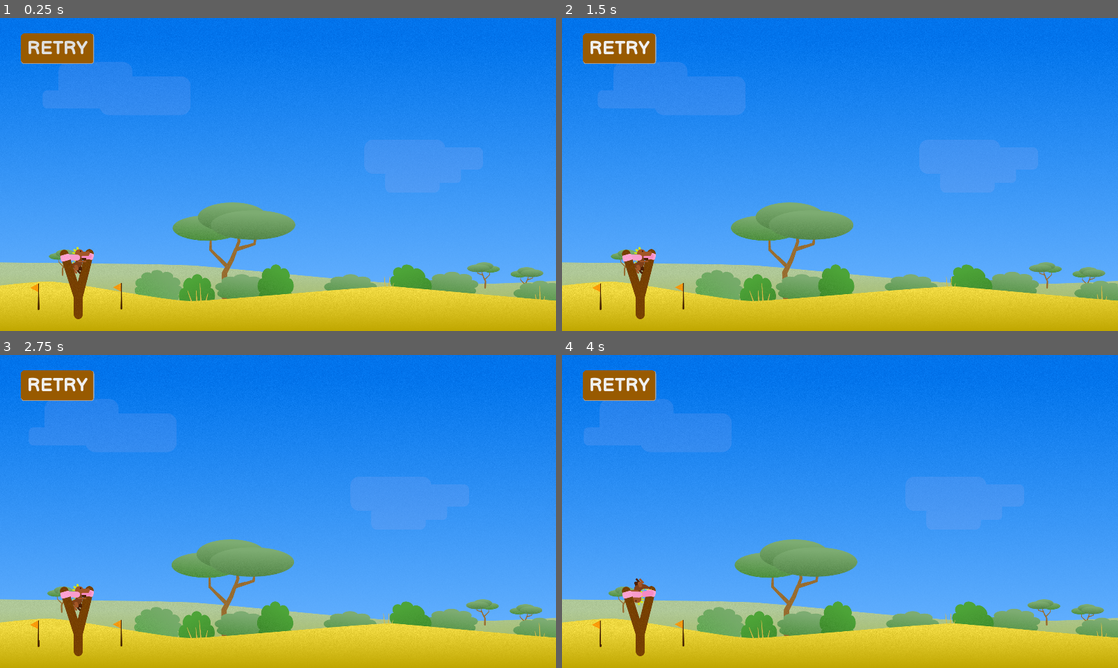
Above: before the commit, frames 1-4 (two rows, left to right).
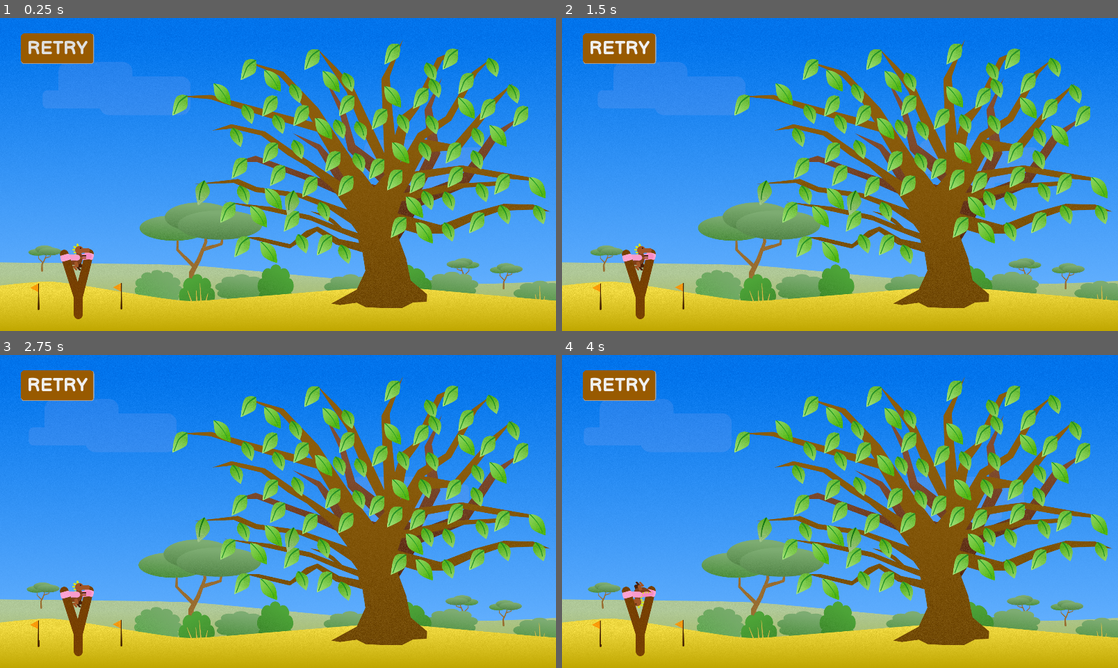
Above: after the commit, the same moments.

Repository: SanderVanhove/dinopult
Game: Godot game, scene res://Screens/Level/Level.tscn
The game is run twice, just before and just after one commit, with the same random seed, the same clock (stepped at 60 frames per second) and the same inputs.
Inputs (mouse positions are in pixels of both pictures, inside the frame that each line leads up to):
- Up to frame 1 (0.25 s): no input
- Up to frame 2 (1.5 s): click "RETRY" at 0.5 s; click "RETRY" at 1.25 s
- Up to frame 3 (2.75 s): click "RETRY" at 2 s
- Up to frame 4 (4 s): move the mouse to (639, 614) at 2.77 s; click (639, 614) at 2.92 s; move the mouse to (728, 527) at 3.52 s; click (728, 527) at 3.67 s

The runs differ from the first frame. In frame 1, 22% of the frame differs, in the area x 5-99%, y 6-93%; in frame 2, 22%; in frame 3, 22%; in frame 4, 22%.

Commit message:
Add big tree and leafs to collect

Diff:
--- a/src/Screens/Level/Level.gd
+++ b/src/Screens/Level/Level.gd
@@ -2,7 +2,10 @@
 
 
 onready var _catapult: Catapult = $Catapult
+onready var _leafs: Node2D = $Leafs
 
 
 func _on_Button_pressed():
 	_catapult.reset()
+	for leaf in _leafs.get_children():
+		leaf.reset()
--- a/src/Screens/Level/Level.tscn
+++ b/src/Screens/Level/Level.tscn
@@ -13,8 +13,14 @@
 [ext_resource path="res://Things/UI/button_hover.tres" type="StyleBox" id=11]
 [ext_resource path="res://Things/UI/button_normal.tres" type="StyleBox" id=12]
 [ext_resource path="res://Screens/Level/Level.gd" type="Script" id=13]
-
-[sub_resource type="Shader" id=8]
+[ext_resource path="res://Screens/Level/tree.png" type="Texture" id=14]
+[ext_resource path="res://Things/Leaf/Leaf.tscn" type="PackedScene" id=15]
+[ext_resource path="res://Things/Leaf/leaf3.png" type="Texture" id=16]
+[ext_resource path="res://Things/Leaf/leaf4.png" type="Texture" id=17]
+[ext_resource path="res://Things/Leaf/leaf1.png" type="Texture" id=18]
+[ext_resource path="res://Things/Leaf/leaf2.png" type="Texture" id=19]
+
+[sub_resource type="Shader" id=1]
 code = "shader_type canvas_item;
 
 
@@ -65,19 +71,13 @@
 shader_param/heightOffset = 0.791
 shader_param/offset = 0.0
 
-[sub_resource type="RectangleShape2D" id=1]
+[sub_resource type="RectangleShape2D" id=6]
 extents = Vector2( 1057.44, 82 )
 
-[sub_resource type="RectangleShape2D" id=2]
-extents = Vector2( 53.3434, 593.547 )
-
-[sub_resource type="RectangleShape2D" id=3]
+[sub_resource type="RectangleShape2D" id=8]
 extents = Vector2( 1119.62, 57.9187 )
 
-[sub_resource type="RectangleShape2D" id=4]
-extents = Vector2( 49.1681, 558.154 )
-
-[sub_resource type="DynamicFont" id=12]
+[sub_resource type="DynamicFont" id=10]
 size = 65
 font_data = ExtResource( 10 )
 
@@ -95,22 +95,22 @@
 texture = ExtResource( 5 )
 
 [node name="clouds" type="Sprite" parent="Environment"]
-material = SubResource( 9 )
+material = SubResource( 2 )
 texture = ExtResource( 8 )
 centered = false
 
 [node name="background_bush" type="Sprite" parent="Environment"]
-material = SubResource( 7 )
-position = Vector2( 1019.64, 874.723 )
+material = SubResource( 3 )
+position = Vector2( 948.64, 860.723 )
 texture = ExtResource( 7 )
 
 [node name="foreground_bushes" type="Sprite" parent="Environment"]
-material = SubResource( 6 )
+material = SubResource( 4 )
 position = Vector2( 1208.96, 842.245 )
 texture = ExtResource( 3 )
 
 [node name="grass" type="Sprite" parent="Environment"]
-material = SubResource( 10 )
+material = SubResource( 5 )
 position = Vector2( 1263.03, 936.432 )
 texture = ExtResource( 9 )
 
@@ -125,21 +125,18 @@
 
 [node name="CollisionShape2D" type="CollisionShape2D" parent="Ground"]
 position = Vector2( 871.257, 607.2 )
-shape = SubResource( 1 )
+shape = SubResource( 6 )
 
 [node name="BoundingBox" type="StaticBody2D" parent="."]
-
-[node name="CollisionShape2D" type="CollisionShape2D" parent="BoundingBox"]
-position = Vector2( 1945.03, 471.896 )
-shape = SubResource( 2 )
+collision_mask = 0
 
 [node name="CollisionShape2D2" type="CollisionShape2D" parent="BoundingBox"]
-position = Vector2( 1004.23, -31.6968 )
-shape = SubResource( 3 )
-
-[node name="CollisionShape2D3" type="CollisionShape2D" parent="BoundingBox"]
-position = Vector2( -29.0271, 503.244 )
-shape = SubResource( 4 )
+position = Vector2( 999.19, -97.2127 )
+shape = SubResource( 8 )
+
+[node name="tree" type="Sprite" parent="."]
+position = Vector2( 1256.82, 537.322 )
+texture = ExtResource( 14 )
 
 [node name="Catapult" parent="." instance=ExtResource( 1 )]
 position = Vector2( 266.708, 826.742 )
@@ -162,10 +159,282 @@
 custom_styles/focus = ExtResource( 12 )
 custom_styles/disabled = ExtResource( 12 )
 custom_styles/normal = ExtResource( 12 )
-custom_fonts/font = SubResource( 12 )
+custom_fonts/font = SubResource( 10 )
 text = "RETRY"
 __meta__ = {
 "_edit_use_anchors_": false
 }
 
+[node name="Leafs" type="Node2D" parent="."]
+
+[node name="Leaf" parent="Leafs" instance=ExtResource( 15 )]
+position = Vector2( 816.6, 411.856 )
+leafe_sprite = ExtResource( 16 )
+
+[node name="Leaf2" parent="Leafs" instance=ExtResource( 15 )]
+position = Vector2( 699.732, 603.639 )
+leafe_sprite = ExtResource( 19 )
+
+[node name="Leaf3" parent="Leafs" instance=ExtResource( 15 )]
+position = Vector2( 943.956, 624.615 )
+leafe_sprite = ExtResource( 17 )
+
+[node name="Leaf4" parent="Leafs" instance=ExtResource( 15 )]
+position = Vector2( 927.475, 808.907 )
+leafe_sprite = ExtResource( 17 )
+
+[node name="Leaf5" parent="Leafs" instance=ExtResource( 15 )]
+position = Vector2( 940.96, 217.076 )
+leafe_sprite = ExtResource( 17 )
+
+[node name="Leaf6" parent="Leafs" instance=ExtResource( 15 )]
+position = Vector2( 1354.49, 124.181 )
+
+[node name="Leaf7" parent="Leafs" instance=ExtResource( 15 )]
+position = Vector2( 1355.99, 272.514 )
+leafe_sprite = ExtResource( 17 )
+
+[node name="Leaf8" parent="Leafs" instance=ExtResource( 15 )]
+position = Vector2( 1311.04, 348.927 )
+
+[node name="Leaf9" parent="Leafs" instance=ExtResource( 15 )]
+position = Vector2( 1077.31, 143.659 )
+
+[node name="Leaf10" parent="Leafs" instance=ExtResource( 15 )]
+position = Vector2( 1143.23, 220.072 )
+leafe_sprite = ExtResource( 17 )
+
+[node name="Leaf11" parent="Leafs" instance=ExtResource( 15 )]
+position = Vector2( 1201.67, 221.571 )
+leafe_sprite = ExtResource( 16 )
+
+[node name="Leaf12" parent="Leafs" instance=ExtResource( 15 )]
+position = Vector2( 1197.17, 302.479 )
+
+[node name="Leaf13" parent="Leafs" instance=ExtResource( 15 )]
+position = Vector2( 1245.12, 389.381 )
+leafe_sprite = ExtResource( 16 )
+
+[node name="Leaf14" parent="Leafs" instance=ExtResource( 15 )]
+position = Vector2( 1300.55, 521.232 )
+
+[node name="Leaf15" parent="Leafs" instance=ExtResource( 15 )]
+position = Vector2( 1039.85, 336.94 )
+
+[node name="Leaf16" parent="Leafs" instance=ExtResource( 15 )]
+position = Vector2( 1020.37, 260.527 )
+leafe_sprite = ExtResource( 16 )
+
+[node name="Leaf17" parent="Leafs" instance=ExtResource( 15 )]
+position = Vector2( 621.82, 300.981 )
+
+[node name="Leaf18" parent="Leafs" instance=ExtResource( 15 )]
+position = Vector2( 767.156, 263.523 )
+leafe_sprite = ExtResource( 17 )
+
+[node name="Leaf19" parent="Leafs" instance=ExtResource( 15 )]
+position = Vector2( 855.556, 332.445 )
+leafe_sprite = ExtResource( 16 )
+
+[node name="Leaf20" parent="Leafs" instance=ExtResource( 15 )]
+position = Vector2( 961.936, 366.906 )
+leafe_sprite = ExtResource( 16 )
+
+[node name="Leaf21" parent="Leafs" instance=ExtResource( 15 )]
+position = Vector2( 931.97, 303.978 )
+
+[node name="Leaf22" parent="Leafs" instance=ExtResource( 15 )]
+position = Vector2( 858.552, 178.119 )
+leafe_sprite = ExtResource( 18 )
+
+[node name="Leaf23" parent="Leafs" instance=ExtResource( 15 )]
+position = Vector2( 933.468, 465.795 )
+
+[node name="Leaf24" parent="Leafs" instance=ExtResource( 15 )]
+position = Vector2( 1027.86, 453.808 )
+leafe_sprite = ExtResource( 16 )
+
+[node name="Leaf25" parent="Leafs" instance=ExtResource( 15 )]
+position = Vector2( 827.088, 518.236 )
+
+[node name="Leaf26" parent="Leafs" instance=ExtResource( 15 )]
+position = Vector2( 958.939, 543.707 )
+
+[node name="Leaf27" parent="Leafs" instance=ExtResource( 15 )]
+position = Vector2( 1069.81, 582.663 )
+
+[node name="Leaf28" parent="Leafs" instance=ExtResource( 15 )]
+position = Vector2( 840.573, 611.131 )
+leafe_sprite = ExtResource( 16 )
+
+[node name="Leaf29" parent="Leafs" instance=ExtResource( 15 )]
+position = Vector2( 1117.76, 668.066 )
+leafe_sprite = ExtResource( 16 )
+
+[node name="Leaf30" parent="Leafs" instance=ExtResource( 15 )]
+position = Vector2( 1006.89, 701.029 )
+
+[node name="Leaf31" parent="Leafs" instance=ExtResource( 15 )]
+position = Vector2( 786.634, 671.063 )
+
+[node name="Leaf32" parent="Leafs" instance=ExtResource( 15 )]
+position = Vector2( 1042.84, 778.941 )
+leafe_sprite = ExtResource( 16 )
+
+[node name="Leaf33" parent="Leafs" instance=ExtResource( 15 )]
+position = Vector2( 1120.76, 783.436 )
+
+[node name="Leaf34" parent="Leafs" instance=ExtResource( 15 )]
+position = Vector2( 1189.68, 814.9 )
+leafe_sprite = ExtResource( 16 )
+
+[node name="Leaf35" parent="Leafs" instance=ExtResource( 15 )]
+position = Vector2( 836.078, 789.429 )
+
+[node name="Leaf36" parent="Leafs" instance=ExtResource( 15 )]
+position = Vector2( 1547.77, 738.486 )
+leafe_sprite = ExtResource( 16 )
+
+[node name="Leaf37" parent="Leafs" instance=ExtResource( 15 )]
+position = Vector2( 1376.97, 722.005 )
+
+[node name="Leaf38" parent="Leafs" instance=ExtResource( 15 )]
+position = Vector2( 1149.22, 495.76 )
+
+[node name="Leaf39" parent="Leafs" instance=ExtResource( 15 )]
+position = Vector2( 1117.76, 381.889 )
+leafe_sprite = ExtResource( 17 )
+
+[node name="Leaf40" parent="Leafs" instance=ExtResource( 15 )]
+position = Vector2( 1171.7, 383.388 )
+leafe_sprite = ExtResource( 16 )
+
+[node name="Leaf41" parent="Leafs" instance=ExtResource( 15 )]
+position = Vector2( 1239.12, 498.757 )
+leafe_sprite = ExtResource( 16 )
+
+[node name="Leaf42" parent="Leafs" instance=ExtResource( 15 )]
+position = Vector2( 1194.17, 579.666 )
+
+[node name="Leaf43" parent="Leafs" instance=ExtResource( 15 )]
+position = Vector2( 1555.27, 142.16 )
+
+[node name="Leaf44" parent="Leafs" instance=ExtResource( 15 )]
+position = Vector2( 1486.34, 187.11 )
+leafe_sprite = ExtResource( 16 )
+
+[node name="Leaf45" parent="Leafs" instance=ExtResource( 15 )]
+position = Vector2( 1453.38, 277.008 )
+
+[node name="Leaf46" parent="Leafs" instance=ExtResource( 15 )]
+position = Vector2( 1391.95, 365.408 )
+leafe_sprite = ExtResource( 16 )
+
+[node name="Leaf47" parent="Leafs" instance=ExtResource( 15 )]
+position = Vector2( 1382.96, 465.794 )
+leafe_sprite = ExtResource( 17 )
+
+[node name="Leaf48" parent="Leafs" instance=ExtResource( 15 )]
+position = Vector2( 1700.6, 170.628 )
+leafe_sprite = ExtResource( 16 )
+
+[node name="Leaf49" parent="Leafs" instance=ExtResource( 15 )]
+position = Vector2( 1610.7, 311.469 )
+leafe_sprite = ExtResource( 17 )
+
+[node name="Leaf50" parent="Leafs" instance=ExtResource( 15 )]
+position = Vector2( 1501.33, 242.547 )
+leafe_sprite = ExtResource( 16 )
+
+[node name="Leaf51" parent="Leafs" instance=ExtResource( 15 )]
+position = Vector2( 1492.34, 368.405 )
+leafe_sprite = ExtResource( 16 )
+
+[node name="Leaf52" parent="Leafs" instance=ExtResource( 15 )]
+position = Vector2( 1565.75, 465.795 )
+
+[node name="Leaf53" parent="Leafs" instance=ExtResource( 15 )]
+position = Vector2( 1649.66, 411.856 )
+leafe_sprite = ExtResource( 16 )
+
+[node name="Leaf54" parent="Leafs" instance=ExtResource( 15 )]
+position = Vector2( 1684.12, 315.964 )
+
+[node name="Leaf55" parent="Leafs" instance=ExtResource( 15 )]
+position = Vector2( 1772.52, 262.025 )
+leafe_sprite = ExtResource( 16 )
+
+[node name="Leaf56" parent="Leafs" instance=ExtResource( 15 )]
+position = Vector2( 1797.99, 339.937 )
+
+[node name="Leaf57" parent="Leafs" instance=ExtResource( 15 )]
+position = Vector2( 1720.08, 407.361 )
+leafe_sprite = ExtResource( 17 )
+
+[node name="Leaf58" parent="Leafs" instance=ExtResource( 15 )]
+position = Vector2( 1646.66, 489.768 )
+leafe_sprite = ExtResource( 16 )
+
+[node name="Leaf59" parent="Leafs" instance=ExtResource( 15 )]
+position = Vector2( 1466.87, 461.3 )
+leafe_sprite = ExtResource( 16 )
+
+[node name="Leaf60" parent="Leafs" instance=ExtResource( 15 )]
+position = Vector2( 1441.39, 569.178 )
+
+[node name="Leaf61" parent="Leafs" instance=ExtResource( 15 )]
+position = Vector2( 1430.91, 653.083 )
+leafe_sprite = ExtResource( 17 )
+
+[node name="Leaf62" parent="Leafs" instance=ExtResource( 15 )]
+position = Vector2( 1465.36, 741.483 )
+leafe_sprite = ExtResource( 17 )
+
+[node name="Leaf63" parent="Leafs" instance=ExtResource( 15 )]
+position = Vector2( 1549.27, 632.107 )
+leafe_sprite = ExtResource( 16 )
+
+[node name="Leaf64" parent="Leafs" instance=ExtResource( 15 )]
+position = Vector2( 1646.66, 707.023 )
+
+[node name="Leaf65" parent="Leafs" instance=ExtResource( 15 )]
+position = Vector2( 1741.06, 678.554 )
+leafe_sprite = ExtResource( 16 )
+
+[node name="Leaf66" parent="Leafs" instance=ExtResource( 15 )]
+position = Vector2( 1862.42, 678.555 )
+leafe_sprite = ExtResource( 16 )
+
+[node name="Leaf67" parent="Leafs" instance=ExtResource( 15 )]
+position = Vector2( 1664.64, 602.141 )
+leafe_sprite = ExtResource( 16 )
+
+[node name="Leaf68" parent="Leafs" instance=ExtResource( 15 )]
+position = Vector2( 1854.92, 585.659 )
+leafe_sprite = ExtResource( 17 )
+
+[node name="Leaf69" parent="Leafs" instance=ExtResource( 15 )]
+position = Vector2( 1475.86, 629.11 )
+leafe_sprite = ExtResource( 16 )
+
+[node name="Leaf70" parent="Leafs" instance=ExtResource( 15 )]
+position = Vector2( 1571.74, 549.701 )
+
+[node name="Leaf71" parent="Leafs" instance=ExtResource( 15 )]
+position = Vector2( 1733.57, 573.673 )
+
+[node name="Leaf72" parent="Leafs" instance=ExtResource( 15 )]
+position = Vector2( 1363.48, 558.69 )
+
+[node name="Leaf73" parent="Leafs" instance=ExtResource( 15 )]
+position = Vector2( 893.014, 686.046 )
+leafe_sprite = ExtResource( 17 )
+
+[node name="Leaf74" parent="Leafs" instance=ExtResource( 15 )]
+position = Vector2( 1609.2, 226.066 )
+
+[node name="Leaf75" parent="Leafs" instance=ExtResource( 15 )]
+position = Vector2( 1008.38, 638.1 )
+leafe_sprite = ExtResource( 19 )
+
 [connection signal="pressed" from="UI/Button" to="." method="_on_Button_pressed"]
--- /dev/null
+++ b/src/Things/Leaf/Leaf.gd
@@ -0,0 +1,38 @@
+extends Node2D
+tool
+
+signal collected
+
+
+export(Texture) var leafe_sprite: Texture
+
+
+onready var particles1: CPUParticles2D = $CPUParticles2D
+onready var particles2: CPUParticles2D = $CPUParticles2D2
+onready var sprite: Sprite = $Sprite
+onready var area: Area2D = $Area2D
+
+
+func _ready():
+	if leafe_sprite:
+		sprite.texture = leafe_sprite
+
+
+func reset():
+	sprite.visible = true
+	area.monitoring = true
+	area.monitorable = true
+
+
+func _on_Area2D_body_entered(body):
+	if not sprite.visible:
+		return
+
+	emit_signal("collected")
+
+	sprite.visible = false
+	area.monitoring = false
+	area.monitorable = false
+
+	particles1.emitting = true
+	particles2.emitting = true
--- a/src/Things/Leaf/Leaf.tscn
+++ b/src/Things/Leaf/Leaf.tscn
@@ -1,3 +1,56 @@
-[gd_scene format=2]
+[gd_scene load_steps=5 format=2]
+
+[ext_resource path="res://Things/Leaf/leaf1.png" type="Texture" id=1]
+[ext_resource path="res://Things/Leaf/Leaf.gd" type="Script" id=2]
+
+[sub_resource type="CircleShape2D" id=1]
+radius = 29.3724
+
+[sub_resource type="Gradient" id=2]
+offsets = PoolRealArray( 0.597315, 1 )
+colors = PoolColorArray( 0.857778, 0.910156, 0.842606, 1, 0.368627, 0.831373, 0.152941, 0.333333 )
 
 [node name="Leaf" type="Node2D"]
+script = ExtResource( 2 )
+
+[node name="Sprite" type="Sprite" parent="."]
+texture = ExtResource( 1 )
+
+[node name="Area2D" type="Area2D" parent="."]
+
+[node name="CollisionShape2D" type="CollisionShape2D" parent="Area2D"]
+shape = SubResource( 1 )
+
+[node name="CPUParticles2D2" type="CPUParticles2D" parent="."]
+emitting = false
+amount = 50
+lifetime = 0.2
+one_shot = true
+explosiveness = 0.9
+direction = Vector2( 0, 0 )
+spread = 180.0
+initial_velocity = 107.53
+initial_velocity_random = 0.19
+angular_velocity = 108.39
+angular_velocity_random = 0.67
+scale_amount = 5.0
+scale_amount_random = 0.62
+color_ramp = SubResource( 2 )
+
+[node name="CPUParticles2D" type="CPUParticles2D" parent="."]
+emitting = false
+amount = 50
+lifetime = 0.5
+one_shot = true
+explosiveness = 0.98
+direction = Vector2( 0, 0 )
+spread = 180.0
+initial_velocity = 107.53
+initial_velocity_random = 0.19
+angular_velocity = 108.39
+angular_velocity_random = 0.67
+scale_amount = 5.0
+scale_amount_random = 0.62
+color_ramp = SubResource( 2 )
+
+[connection signal="body_entered" from="Area2D" to="." method="_on_Area2D_body_entered"]
--- a/src/Things/Player/Player.gd
+++ b/src/Things/Player/Player.gd
@@ -11,7 +11,7 @@
 
 
 func _ready():
-	set_bounce(.1)
+	set_bounce(.25)
 
 
 func _process(delta):
--- a/src/Things/Player/Player.tscn
+++ b/src/Things/Player/Player.tscn
@@ -111,8 +111,8 @@
 "values": [ 0.0, -43.4, 8.6, 0.0 ]
 }
 
-[sub_resource type="CircleShape2D" id=1]
-radius = 15.0728
+[sub_resource type="CircleShape2D" id=3]
+radius = 32.6605
 
 [node name="Player" type="RigidBody2D"]
 gravity_scale = 4.0
@@ -122,35 +122,36 @@
 [node name="Visuals" type="Node2D" parent="."]
 
 [node name="leg_right" type="Sprite" parent="Visuals"]
-position = Vector2( -4.38623, 25.1911 )
+position = Vector2( -4.38623, 14.1911 )
 texture = ExtResource( 5 )
 centered = false
 
 [node name="arm_right" type="Sprite" parent="Visuals"]
-position = Vector2( 8.94107, 1.8591 )
+position = Vector2( 8.94107, -9.1409 )
 texture = ExtResource( 4 )
 centered = false
 
 [node name="player" type="Sprite" parent="Visuals"]
+position = Vector2( 0, -11 )
 texture = ExtResource( 2 )
 
 [node name="leg_left" type="Sprite" parent="Visuals"]
-position = Vector2( -16.5726, 24.6047 )
+position = Vector2( -16.5726, 13.6047 )
 texture = ExtResource( 6 )
 centered = false
 
 [node name="arm_left" type="Sprite" parent="Visuals"]
-position = Vector2( 2.71381, 10 )
+position = Vector2( 2.71381, -1 )
 texture = ExtResource( 3 )
 centered = false
 
 [node name="AnimationPlayer" type="AnimationPlayer" parent="Visuals"]
 autoplay = "idle"
-anims/idle = SubResource( 2 )
-anims/swing = SubResource( 3 )
+anims/idle = SubResource( 1 )
+anims/swing = SubResource( 2 )
 
 [node name="CollisionShape2D" type="CollisionShape2D" parent="."]
-shape = SubResource( 1 )
+shape = SubResource( 3 )
 
 [node name="GroundColTimer" type="Timer" parent="."]
 wait_time = 0.5
Not shown: 4 places in src/Screens/Level/Level.tscn that only renumber resources
Binary file changed: src/Screens/Level/foreground_bushes.png
Binary file added: src/Screens/Level/tree.png
Not shown, added: src/Screens/Level/tree.png.import
Binary file added: src/Things/Leaf/leaf1.png
Not shown, added: src/Things/Leaf/leaf1.png.import
Binary file added: src/Things/Leaf/leaf2.png
Not shown, added: src/Things/Leaf/leaf2.png.import
Binary file added: src/Things/Leaf/leaf3.png
Not shown, added: src/Things/Leaf/leaf3.png.import
Binary file added: src/Things/Leaf/leaf4.png
Not shown, added: src/Things/Leaf/leaf4.png.import
(and 2 more such lines)
